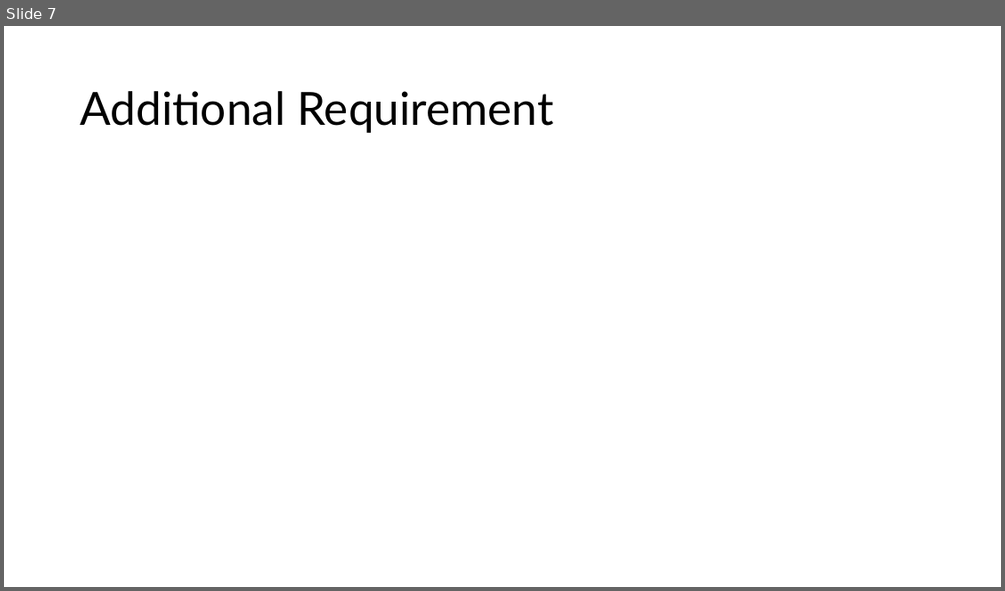
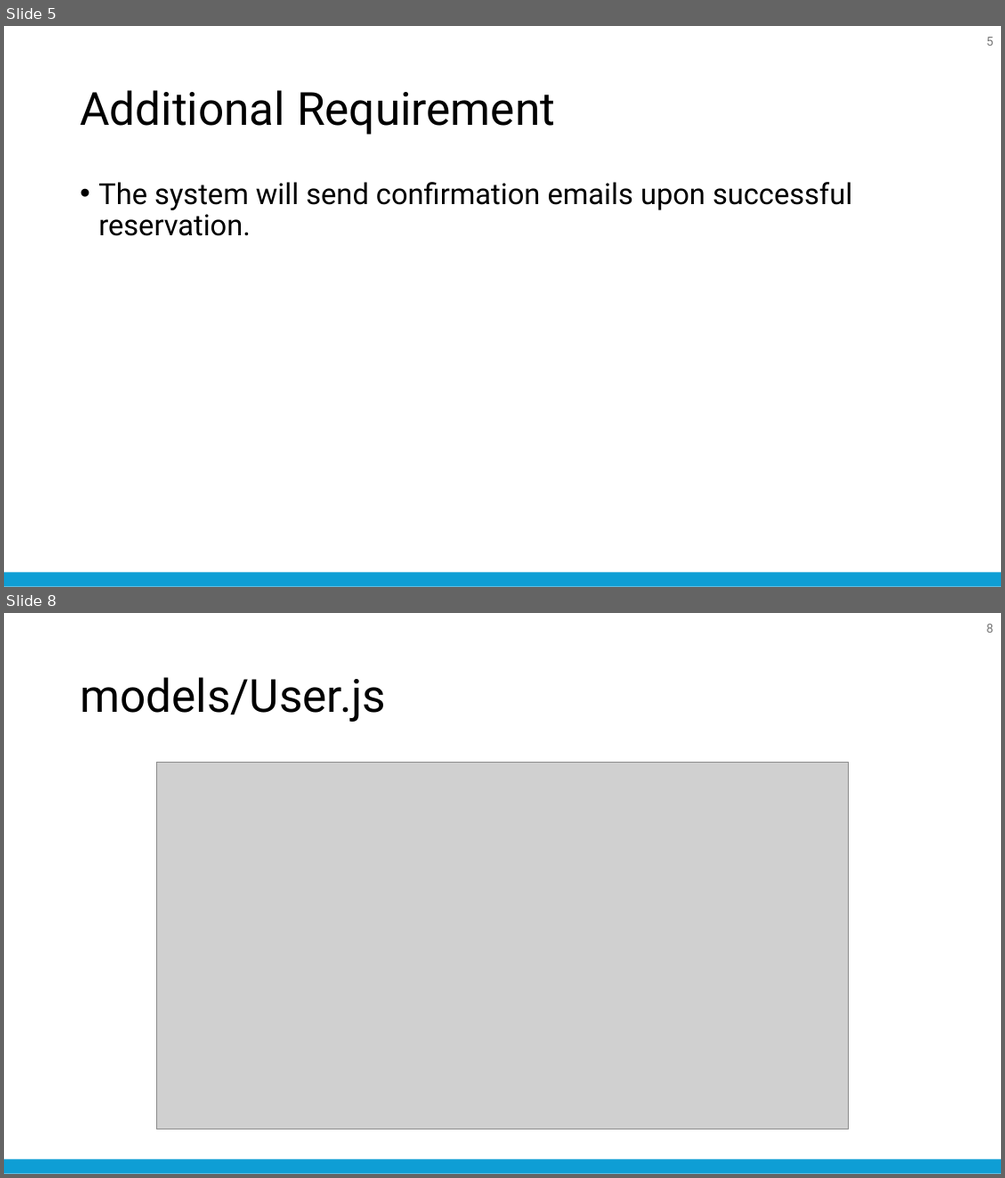
Before and after one commit to nattapong232/DentistBooking, a slide deck: SRS.pptx. Shown one above the other, each under a label of ours: slide 7 before the commit, slides 5 and 8 after it; the slides between them are not shown. The pictures are 1005x591 and 1005x1178 pixels, drawn with LibreOffice and Linux fonts; fonts in the diff are those of the drawing; grey boxes stand for pictures. Boxes give left, top, right and bottom in pixels: in the first picture for what was removed or moved away, otherwise in the second. Text is boxed around its words. In the diff, an @@ line names an element or a change of style, - is before the commit and + after.

```diff
--- a/SRS.pptx
+++ b/SRS.pptx
@@ slide 8 added at [4,613,1001,1174], background #FFFFFF; not listed: 1 template element that a slide beside it also shows @@
@@ page number added at [987,624,994,633], 12 pt, text #797979 @@
+8
@@ title added at [80,677,386,722], 44 pt, text #000000 @@
+models/User.js
@@ picture added at [156,763,849,1130] @@
@@ what was slide 7 is now slide 5 @@
@@ slide 5 changed as well @@
@@ page number added at [987,37,994,46], 12 pt, text #797979 @@
+5
@@ title "Additional Requirement" at [80,90,555,135]: font Lato to Roboto @@
@@ text added at [98,182,852,236], 28 pt, text #000000 @@
+• The system will send confirmation emails upon successful reservation.
@@ rounded rectangle added at [4,572,1001,586], fill #0E9ED5 @@
```
Also in this commit, not shown: 6 other slides changed, 12 other slides added, 3 slides removed, 12 other files.
